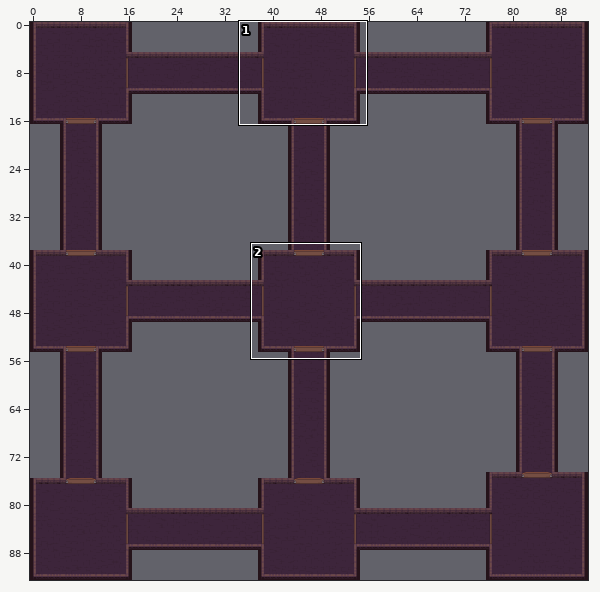
An edit to a level. Tiled map, levels/map02.tmx. The first picture is a wide view before the edit; the outline marks the close-up.
Close-up. The starting point:
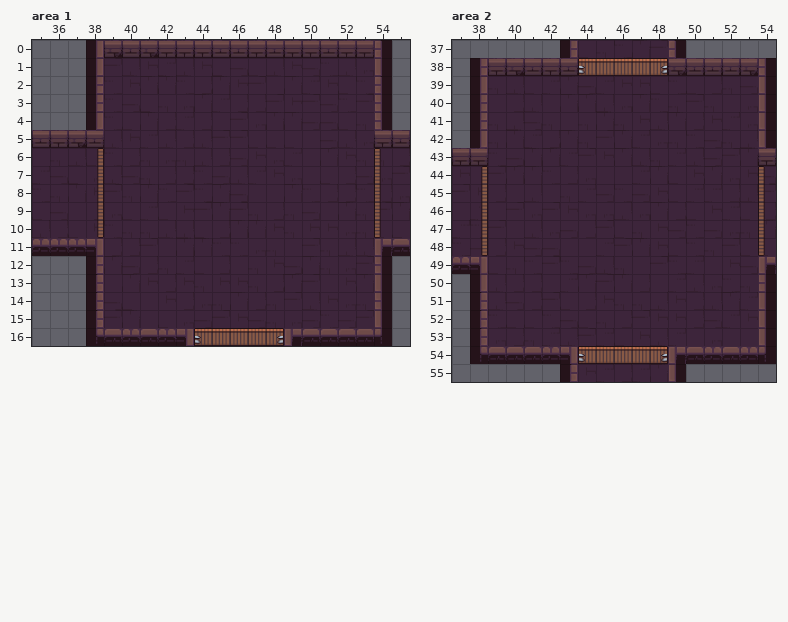
Cells are 48x48 px. Shown: area 1 x 35..55, y 0..16; area 2 x 37..54, y 37..55. The commit also changed other parts of the map, which this record leaves out.
After:
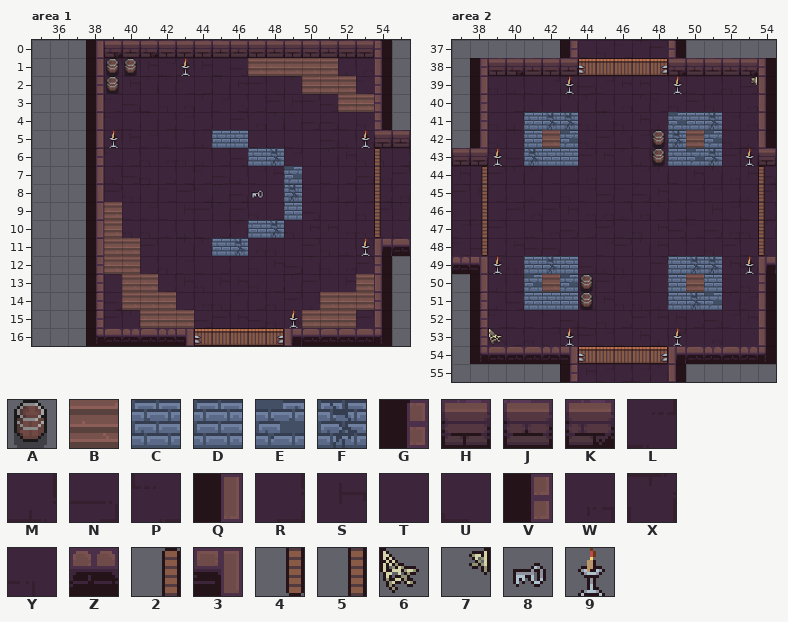
Key: from "castle_tileset": A 1, B 27, C 43, D 44, E 52, F 53; from "dungeon_tileset1": G 0, H 1, J 2, K 3, L 6, M 7, N 8, P 9, Q 10, R 16, S 17, T 18, U 19, V 20, W 26, X 28, Y 29, Z 42, 2 48, 3 53, 4 58, 5 59, 6 64, 7 65, 8 88, 9 93.
_ is an empty cell.
Tiles of an added or newly shown layer are drawn over the layers below it.
From old to new:
Layer "Слой тайлов 1", area 1:
y 6: x 35..38 TYMU -> ____
y 7: x 35..38 LNUW -> ____
y 8: x 35..38 PYXS -> ____
y 9: x 35..38 UNTR -> ____
y 10: x 35..38 MRUS -> ____
Layer "Слой тайлов 2", area 1:
y 1: x 39..40 __ -> AA; x 47..51 _____ -> BBBBB
y 2: x 39 _ -> A; x 50..52 ___ -> BBB
y 3: x 38 V -> Q; x 52..53 __ -> BB
y 5: x 35..38 JHKJ -> ___Q; x 45..46 __ -> CC
y 6: x 38 2 -> G; x 47..48 __ -> CF
y 7: x 38 5 -> Q; x 49 _ -> E
y 8: x 38 5 -> Q; x 49 _ -> F
y 9: x 38..39 5_ -> QB; x 49 _ -> D
y 10: x 38..39 4_ -> QB; x 47..48 __ -> DF
y 11: x 35..40 ZZZ3__ -> ___QBB; x 45..46 __ -> CF
y 12: x 39..40 __ -> BB
y 13: x 40..41 __ -> BB; x 53 _ -> B
y 14: x 40..42 ___ -> BBB; x 51..53 ___ -> BBB
y 15: x 41..43 ___ -> BBB; x 50..52 ___ -> BBB
Layer "Слой тайлов 3" (added), area 1:
y 1: x 43 _ -> 9
y 5: x 39 _ -> 9; x 53 _ -> 9
y 8: x 47 _ -> 8
y 11: x 53 _ -> 9
y 15: x 49 _ -> 9
Layer "Слой тайлов 2", area 2:
y 41: x 41..43 ___ -> CFF; x 49..51 ___ -> EDF
y 42: x 41..43 ___ -> DBE; x 48..51 ____ -> AFBE
y 43: x 41..43 ___ -> FCD; x 48..51 ____ -> ACEF
y 49: x 41..43 ___ -> CFC; x 49..51 ___ -> DFF
y 50: x 41..44 ____ -> EBEA; x 49..51 ___ -> DBD
y 51: x 41..44 ____ -> CCDA; x 49..51 ___ -> CFE
Layer "Слой тайлов 3" (added), area 2:
y 39: x 43 _ -> 9; x 49 _ -> 9; x 53 _ -> 7
y 43: x 39 _ -> 9; x 53 _ -> 9
y 49: x 39 _ -> 9; x 53 _ -> 9
y 53: x 39 _ -> 6; x 43 _ -> 9; x 49 _ -> 9
